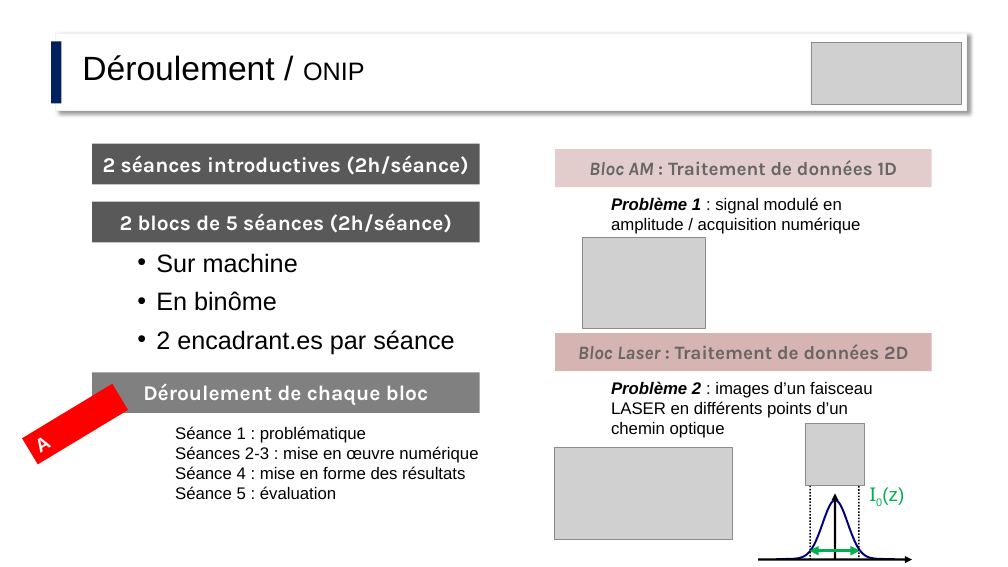
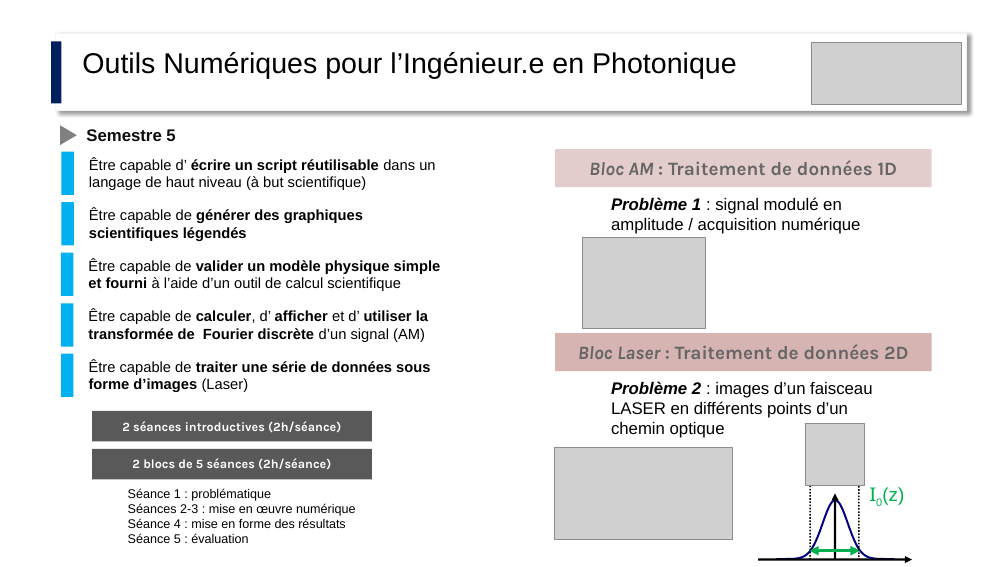
Before and after one commit to jvillemejane/jvillemejane, a slide deck: slide 14 of Presentations/2024_COPERF_Informatique.pptx (slide 10 before the commit). Drawn at 1008x567 pixels with LibreOffice and Linux fonts; fonts in the diff are those of the drawing; grey boxes stand for pictures. Boxes give left, top, right and bottom in pixels: in the first picture for what was removed or moved away, otherwise in the second. Text is boxed around its words. In the diff, an @@ line names an element or a change of style, - is before the commit and + after.

```diff
--- a/Presentations/2024_COPERF_Informatique.pptx
+++ b/Presentations/2024_COPERF_Informatique.pptx
@@ text at [82,52,737,79]: text changed; size 32 to 27.2 pt @@
-Déroulement / ONIP
+Outils Numériques pour l’Ingénieur.e en Photonique
@@ triangle added at [60,126,76,145], fill #808080 @@
@@ text added at [86,129,175,141], 16 pt, text #0D0D0D, bold @@
+Semestre 5
@@ rectangle added at [61,152,73,195], fill #00B0F0 @@
@@ text added at [89,158,435,190], 14 pt, text #000000 @@
+Être capable d’ écrire un script réutilisable dans un langage de haut niveau (à but scientifique)
@@ rectangle added at [61,202,73,245], fill #00B0F0 @@
@@ text added at [89,208,363,241], 14 pt, text #000000, bold @@
+Être capable de générer des graphiques scientifiques légendés
@@ rectangle added at [61,253,73,296], fill #00B0F0 @@
@@ text added at [88,259,441,291], 14 pt, text #000000 @@
+Être capable de valider un modèle physique simple et fourni à l’aide d’un outil de calcul scientifique
@@ text removed at [156,253,454,354] @@
-  • Sur machine
-  • En binôme
-  • 2 encadrant.es par séance
@@ rectangle added at [61,303,73,346], fill #00B0F0 @@
@@ text added at [88,310,428,342], 14 pt, text #000000, bold @@
+Être capable de calculer, d’ afficher et d’ utiliser la transformée de Fourier discrète d’un signal (AM)
@@ rectangle added at [61,354,73,397], fill #00B0F0 @@
@@ rectangle removed at [22,384,129,465] @@
-A REVOIR
@@ text added at [89,360,430,392], 14 pt, text #000000, bold @@
+Être capable de traiter une série de données sous forme d’images (Laser)
@@ rectangle removed at [92,372,479,413] @@
-Déroulement de chaque bloc
@@ rectangle "2 séances introductives (2h/séance)" at [92,411,372,442]: size 20 to 12 pt @@
@@ rectangle "2 séances introductives (2h/séance)": place and size @@
-rectangle "2 séances introductives (2h/séance)" at [92,144,479,185]
+rectangle "2 séances introductives (2h/séance)" at [92,411,372,442]
@@ rectangle "2 blocs de 5 séances ...": place and size @@
-rectangle "2 blocs de 5 séances ..." at [92,202,479,243]
+rectangle "2 blocs de 5 séances ..." at [92,449,372,479]
@@ rectangle "2 blocs de 5 séances ..." at [92,449,372,479]: size 20 to 12 pt @@
@@ text "Séance 1 : problématique": place and size @@
-text "Séance 1 : problématique" at [175,426,478,499]
+text "Séance 1 : problématique" at [128,488,355,543]
@@ text "Séance 1 : problématique" at [128,488,355,543]: size 16 to 12 pt @@
```
Also in this commit, not shown: 4 other slides changed, 11 slides added, 5 slides removed, 2 other files.
